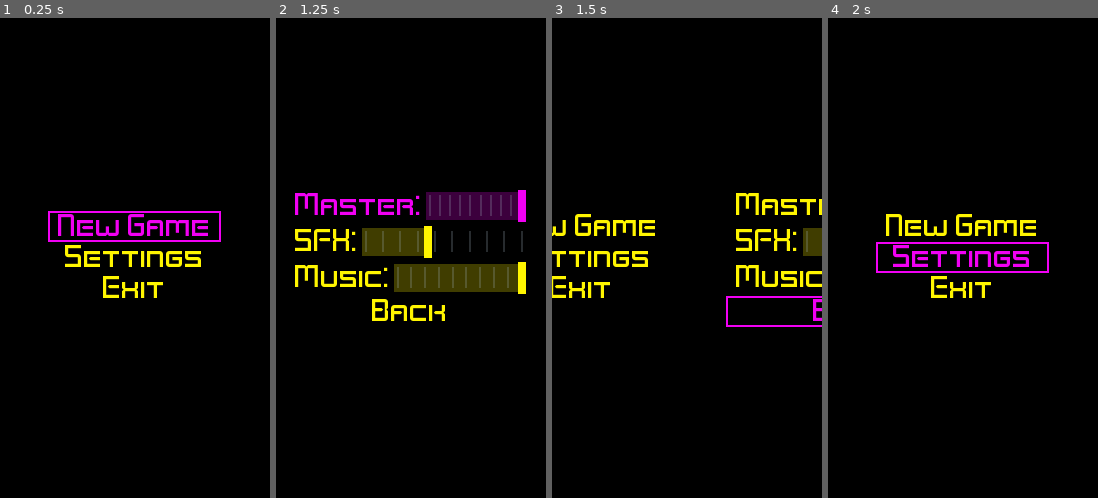
Above: before the commit, frames 1-4 (left to right).
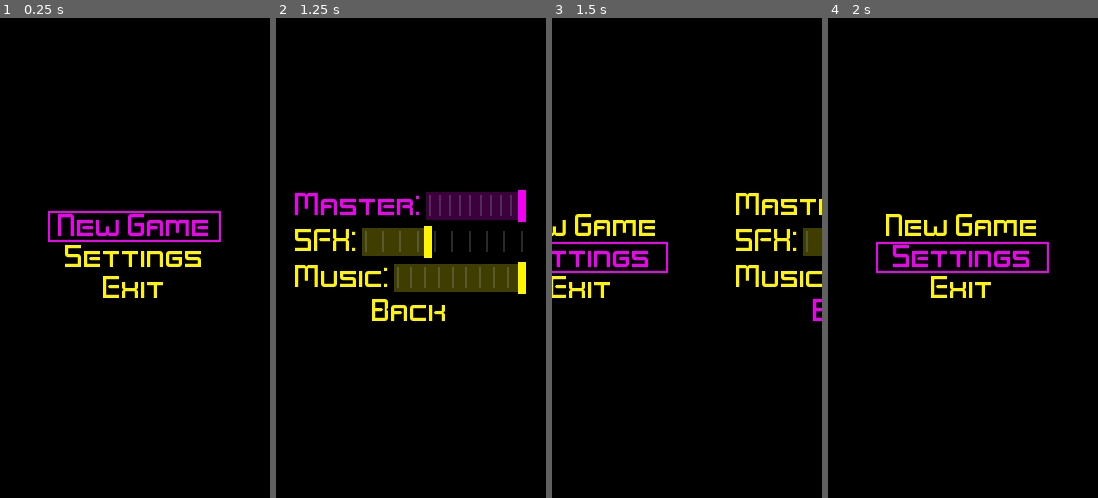
Above: after the commit, the same moments.

Repository: elektito/reverse-streak
Game: Godot game, scene res://MainMenu.tscn
Same seed, same stepped clock (60 frames per second), same inputs: the game is played once before the commit and once after it.
Inputs:
- Up to frame 1 (0.25 s): no input
- Up to frame 2 (1.25 s): click "Settings" at 0.5 s
- Up to frame 3 (1.5 s): click "Back" at 1.25 s
- Up to frame 4 (2 s): no input

Frames 1-2 are identical in both runs. In frame 3, 1.4% of the frame differs, in the area x 0-100%, y 46-65%; in frame 4, nothing differs.

Commit message:
Change focus before moving to parent
This looks better since parent's last selected item is already
selected when transitioning to parent.

Diff:
--- a/MenuScreen.gd
+++ b/MenuScreen.gd
@@ -176,17 +176,16 @@
 	var parent_menu = current_menu.get_meta('parent_menu')
 	if parent_menu == null:
 		return false
-	var scrw = ProjectSettings.get('display/window/size/width')
+	var last_focus = parent_menu.get_meta('last_focus')
+	if last_focus:
+		last_focus.grab_focus()
+	else:
+		parent_menu.get_meta('first').grab_focus()
 	$transition_tween.interpolate_property(current_menu, "rect_position:x", current_menu.rect_position.x, current_menu.rect_position.x + scrw, transition_time, Tween.TRANS_LINEAR, Tween.EASE_IN)
 	$transition_tween.interpolate_property(parent_menu, "rect_position:x", parent_menu.rect_position.x, parent_menu.rect_position.x + scrw, transition_time, Tween.TRANS_LINEAR, Tween.EASE_IN)
 	$transition_tween.start()
 	yield($transition_tween, "tween_all_completed")
 	current_menu = parent_menu
-	var last_focus = current_menu.get_meta('last_focus')
-	if last_focus:
-		last_focus.grab_focus()
-	else:
-		current_menu.get_meta('first').grab_focus()
 	return true
 
 
